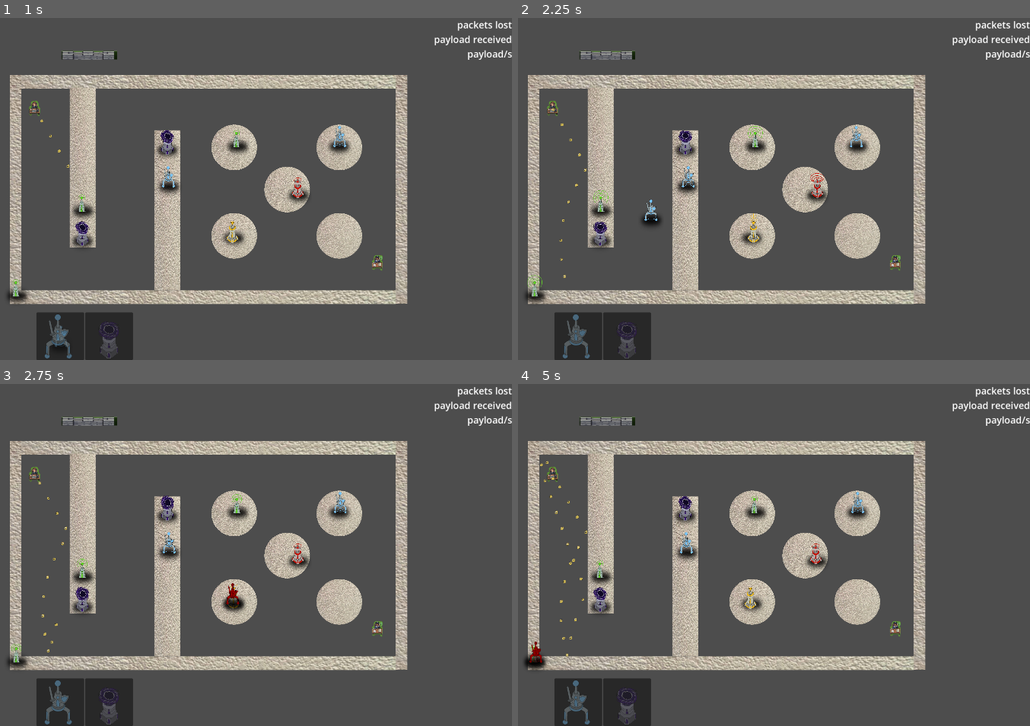
Above: before the commit, frames 1-4 (two rows, left to right).
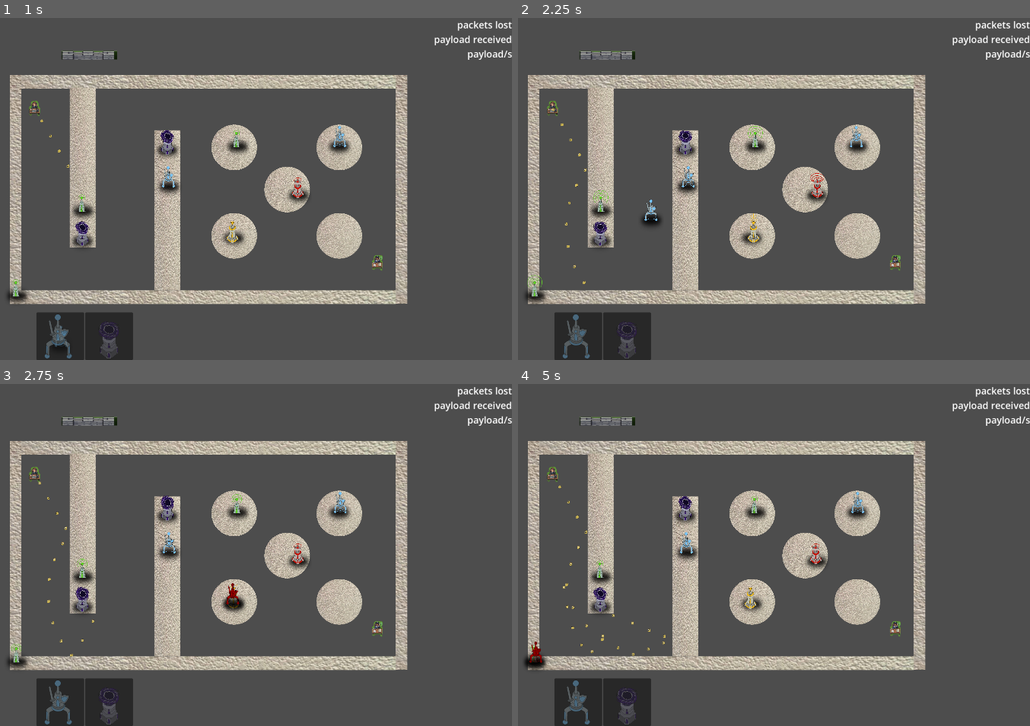
Above: after the commit, the same moments.

Repository: ryupold/ld59
Game: Godot game, scene res://scenes/test_sender.tscn
Two runs of this game, one before a commit and one after it. Both use one fixed random seed, a clock stepped at 60 frames per second and the inputs below. The engine's default icon, where the game draws it, is replaced by a stand-in: a white triangle on a blue panel in a dark square.
Inputs (mouse positions are in pixels of both pictures, inside the frame that each line leads up to):
- Up to frame 1 (1 s): click (61, 336) at 0.52 s
- Up to frame 2 (2.25 s): drag from (753, 226) to (599, 202) at 1.27 s; drag from (599, 202) to (753, 226) at 2.02 s
- Up to frame 3 (2.75 s): no input
- Up to frame 4 (5 s): move the mouse to (533, 650) at 2.77 s; click (533, 650) at 2.92 s; drag from (753, 503) to (753, 592) at 3.52 s; drag from (686, 541) to (533, 650) at 4.27 s

Frame 1 is identical in both runs. In frame 2, less than 0.1% of the frame differs, in the area x 8-14%, y 48-78%; in frame 3, less than 0.1%; in frame 4, 0.2%, in the area x 4-29%, y 22-80%.

Commit message:
apply gravity by force

Diff:
--- a/ld59-game/entities/packet/packet.gd
+++ b/ld59-game/entities/packet/packet.gd
@@ -5,7 +5,7 @@
 @export_category("Properties")
 @export var ttl: int = 5
 @export var degradation: int
-@export var growthModifier := 2.3
+@export var growthModifier := 0.3
 @export var minSpeed: float = 100
 @export var maxSpeed: float = 5000
 @export var payload: int = 1
--- a/ld59-game/entities/towers/gravity/gravity_tower.gd
+++ b/ld59-game/entities/towers/gravity/gravity_tower.gd
@@ -1,9 +1,9 @@
 extends Tower
 
-@export var gravity: float = 15
+@export var gravity: float = 1500
 
 func doEffect(delta: float) -> void:
 	for packet in packetsColliding:
 		var offset := packet.global_position.direction_to(global_position)
-		packet.apply_impulse(offset.normalized() * gravity)
+		packet.apply_force(offset.normalized() * gravity)
 	return
